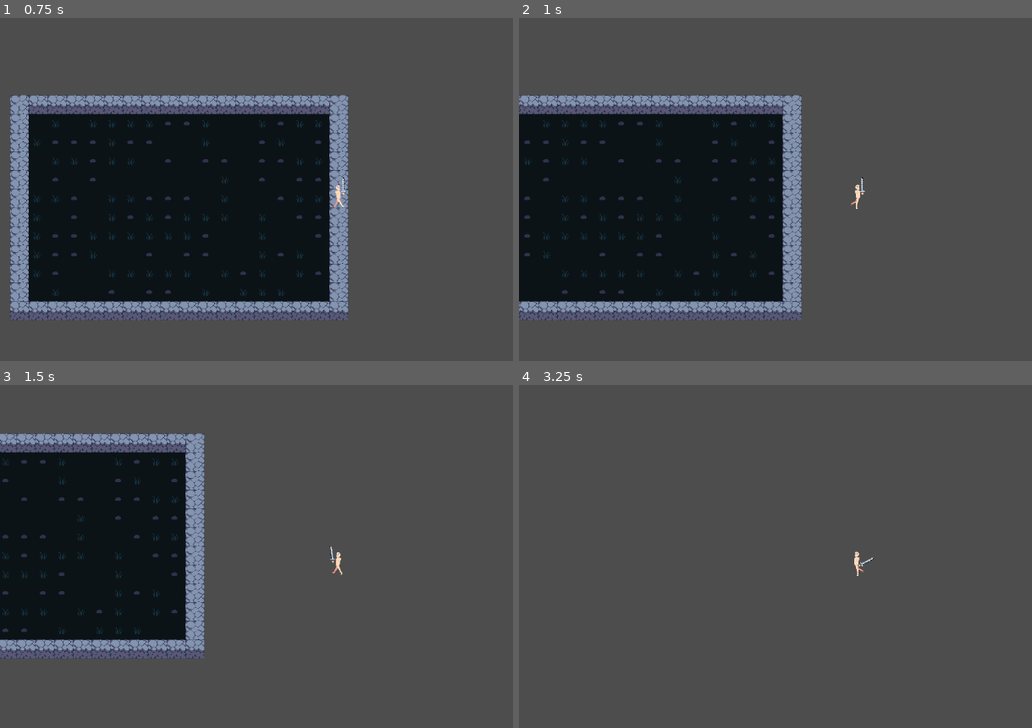
Above: before the commit, frames 1-4 (two rows, left to right).
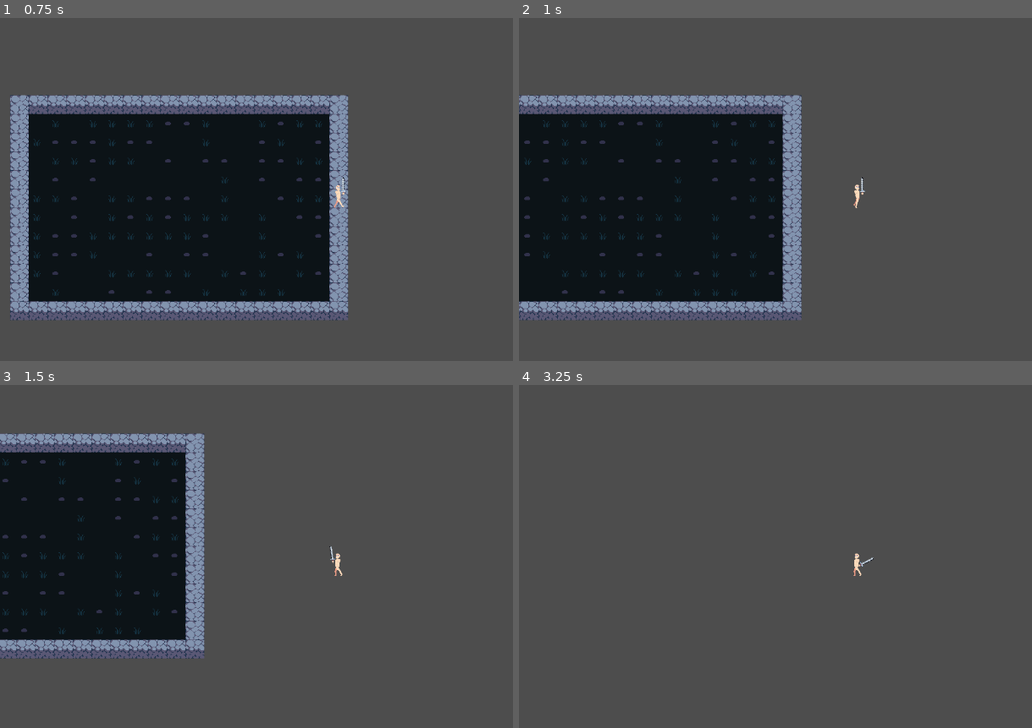
Above: after the commit, the same moments.

Repository: bertyom/Roguelike-Proj
Game: Godot game, scene res://Scene/test_map.tscn
Two runs of this game, one before a commit and one after it. Both use one fixed random seed, a clock stepped at 60 frames per second and the inputs below.
Inputs (mouse positions are in pixels of both pictures, inside the frame that each line leads up to):
- Up to frame 1 (0.75 s): tap Enter at 0.5 s; move the mouse to (487, 189) at 0.52 s; hold Keypad 6 (MOVE_RIGHT) from 0.53 s (still down); hold Shift (MOVE_SPRINT) from 0.53 s (still down); tap Space (MOVE_DASH) at 0.6 s
- Up to frame 2 (1 s): keep holding Keypad 6 (MOVE_RIGHT); keep holding Shift (MOVE_SPRINT)
- Up to frame 3 (1.5 s): move the mouse to (205, 594) at 1.27 s; release Keypad 6 (MOVE_RIGHT) at 1.28 s; release Shift (MOVE_SPRINT) at 1.28 s; hold Keypad 2 (MOVE_DOWN) from 1.28 s (still down); tap Shift (MOVE_SPRINT) at 1.35 s
- Up to frame 4 (3.25 s): click (724, 594) at 1.55 s; move the mouse to (924, 491) at 2.02 s; release Keypad 2 (MOVE_DOWN) at 2.03 s; press the mouse at (924, 491) at 2.03 s; hold Keypad 6 (MOVE_RIGHT) 2.03-2.78 s; tap Space (MOVE_DASH) at 2.3, 2.85 s; move the mouse to (821, 649) at 2.77 s; release the mouse at (821, 649) at 2.78 s; hold Keypad 8 (MOVE_UP) from 2.78 s (still down); tap Shift (MOVE_SPRINT) at 3.05 s

Frame 1 is identical in both runs. In frame 2, less than 0.1% of the frame differs, in the area x 64-67%, y 48-56%; in frame 3, less than 0.1%; in frame 4, less than 0.1%, in the area x 65-68%, y 48-56%.

Commit message:
Animation speed scale for different movement states

Diff:
--- a/Scene/Entity/Player Weapons/Steel Sword.tscn
+++ b/Scene/Entity/Player Weapons/Steel Sword.tscn
@@ -428,6 +428,18 @@
 "update": 1,
 "values": [1, 1]
 }
+tracks/5/type = "value"
+tracks/5/imported = false
+tracks/5/enabled = true
+tracks/5/path = NodePath("PlayerWeaponHitbox/CollisionShape2D:disabled")
+tracks/5/interp = 1
+tracks/5/loop_wrap = true
+tracks/5/keys = {
+"times": PackedFloat32Array(0),
+"transitions": PackedFloat32Array(1),
+"update": 1,
+"values": [true]
+}
 
 [sub_resource type="Animation" id="40"]
 resource_name = "Left_Windup_Bottom"
@@ -494,6 +506,18 @@
 "update": 1,
 "values": [1, 1]
 }
+tracks/5/type = "value"
+tracks/5/imported = false
+tracks/5/enabled = true
+tracks/5/path = NodePath("PlayerWeaponHitbox/CollisionShape2D:disabled")
+tracks/5/interp = 1
+tracks/5/loop_wrap = true
+tracks/5/keys = {
+"times": PackedFloat32Array(0),
+"transitions": PackedFloat32Array(1),
+"update": 1,
+"values": [true]
+}
 
 [sub_resource type="Animation" id="41"]
 resource_name = "Left_Windup_Top"
@@ -560,6 +584,18 @@
 "update": 1,
 "values": [1, 1]
 }
+tracks/5/type = "value"
+tracks/5/imported = false
+tracks/5/enabled = true
+tracks/5/path = NodePath("PlayerWeaponHitbox/CollisionShape2D:disabled")
+tracks/5/interp = 1
+tracks/5/loop_wrap = true
+tracks/5/keys = {
+"times": PackedFloat32Array(0),
+"transitions": PackedFloat32Array(1),
+"update": 1,
+"values": [true]
+}
 
 [sub_resource type="Animation" id="29"]
 resource_name = "Right_Attack"
@@ -980,6 +1016,18 @@
 "update": 1,
 "values": [1, 1]
 }
+tracks/5/type = "value"
+tracks/5/imported = false
+tracks/5/enabled = true
+tracks/5/path = NodePath("PlayerWeaponHitbox/CollisionShape2D:disabled")
+tracks/5/interp = 1
+tracks/5/loop_wrap = true
+tracks/5/keys = {
+"times": PackedFloat32Array(0),
+"transitions": PackedFloat32Array(1),
+"update": 1,
+"values": [true]
+}
 
 [sub_resource type="Animation" id="44"]
 resource_name = "Right_Windup_Bottom"
@@ -1046,6 +1094,18 @@
 "update": 1,
 "values": [1, 1]
 }
+tracks/5/type = "value"
+tracks/5/imported = false
+tracks/5/enabled = true
+tracks/5/path = NodePath("PlayerWeaponHitbox/CollisionShape2D:disabled")
+tracks/5/interp = 1
+tracks/5/loop_wrap = true
+tracks/5/keys = {
+"times": PackedFloat32Array(0),
+"transitions": PackedFloat32Array(1),
+"update": 1,
+"values": [true]
+}
 
 [sub_resource type="Animation" id="43"]
 resource_name = "Right_Windup_Top"
@@ -1111,6 +1171,18 @@
 "transitions": PackedFloat32Array(1, 1),
 "update": 1,
 "values": [1, 1]
+}
+tracks/5/type = "value"
+tracks/5/imported = false
+tracks/5/enabled = true
+tracks/5/path = NodePath("PlayerWeaponHitbox/CollisionShape2D:disabled")
+tracks/5/interp = 1
+tracks/5/loop_wrap = true
+tracks/5/keys = {
+"times": PackedFloat32Array(0),
+"transitions": PackedFloat32Array(1),
+"update": 1,
+"values": [true]
 }
 
 [sub_resource type="AnimationLibrary" id="AnimationLibrary_dv4oy"]
@@ -1276,7 +1348,7 @@
 states/WindupRight/node = SubResource("AnimationNodeBlendSpace2D_wa8dc")
 states/WindupRight/position = Vector2(880, 196)
 transitions = ["Start", "WeaponLeft", SubResource("AnimationNodeStateMachineTransition_sxnb2"), "WeaponLeft", "WindupLe …(672 unchanged characters)…
-graph_offset = Vector2(-32, -51)
+graph_offset = Vector2(-30, 74)
 
 [node name="Steel Sword" type="Marker2D"]
 rotation = 1.98867
--- a/Scene/Entity/Player Weapons/weapon_manager.gd
+++ b/Scene/Entity/Player Weapons/weapon_manager.gd
@@ -40,7 +40,7 @@
 	if is_attacking != value:
 		is_attacking = value
 		emit_signal("attack_state_changed", is_attacking)
-		print("Attacking = " + str(is_attacking))
+		#print("Attacking = " + str(is_attacking))
 
 func _on_weapon_windup_started():
 	set_attacking(true)
--- a/Scene/Entity/player.gd
+++ b/Scene/Entity/player.gd
@@ -1,18 +1,19 @@
 extends CharacterBody2D
 
+#region Variables
 enum MovementState {IDLE, WALK, SPRINT, DASH}
-enum AttackState {NONE, ATTACKING}
+enum AttackState {IDLE, ATTACKING}
 
 @export var walk_speed := 300.0
 @export var sprint_speed := 450.0
 @export var dash_speed := 2000.0
 @export var attack_speed_multiplier := 0.5
-@export var matching_direction_speed_multiplier: = 0.7
+@export var unmatching_direction_speed_multiplier: = 0.7
 @export var dash_duration := 0.1
 @export var dash_cooldown := 1.0
 
 var movement_state: MovementState = MovementState.IDLE
-var attack_state: AttackState = AttackState.NONE
+var attack_state: AttackState = AttackState.IDLE
 var input_vector := Vector2.ZERO
 var mouse_position := Vector2.ZERO
 var dash_direction := Vector2.ZERO
@@ -24,6 +25,7 @@
 @onready var dash_timer: Timer = %Dash
 @onready var dash_cooldown_timer: Timer = %"Dash Cooldown"
 @onready var matching_directions: bool
+#endregion
 
 func _ready():
 	dash_timer.wait_time = dash_duration
@@ -44,7 +46,7 @@
 
 	if input_vector == Vector2.ZERO:
 		movement_state = MovementState.IDLE
-	elif Input.is_action_pressed("MOVE_SPRINT") and attack_state == AttackState.NONE:
+	elif Input.is_action_pressed("MOVE_SPRINT") and attack_state == AttackState.IDLE:
 		movement_state = MovementState.SPRINT
 	else:
 		movement_state = MovementState.WALK
@@ -53,20 +55,19 @@
 	input_vector = Input.get_vector("MOVE_LEFT", "MOVE_RIGHT", "MOVE_UP", "MOVE_DOWN")
 	mouse_position = get_global_mouse_position()
 	mouse_vector = (mouse_position - global_position).normalized()
+	matching_directions = (input_vector.x >= 0) == (mouse_vector.x >= 0)
 
-	if Input.is_action_just_pressed("MOVE_DASH") and movement_state != MovementState.DASH and dash_cooldown_timer.is_stopped() and attack_state == AttackState.NONE:
+	if Input.is_action_just_pressed("MOVE_DASH") and movement_state != MovementState.DASH and dash_cooldown_timer.is_stopped() and attack_state == AttackState.IDLE:
 		_initiate_dash()
 
-	if Input.is_action_just_pressed("WEAPON_ATTACK") and attack_state == AttackState.NONE:
+	if Input.is_action_just_pressed("WEAPON_ATTACK") and attack_state == AttackState.IDLE:
 		weapon_manager.start_attack()
-	elif Input.is_action_just_released("WEAPON_ATTACK") and attack_state != AttackState.NONE:
+	elif Input.is_action_just_released("WEAPON_ATTACK") and attack_state != AttackState.IDLE:
 		weapon_manager.end_attack()
 
 func _update_sprites_and_animations():
-	if attack_state == AttackState.NONE:
+	if attack_state == AttackState.IDLE:
 		body_sprite.flip_h = mouse_vector.x < 0
-
-	matching_directions = (input_vector.x >= 0) == (mouse_vector.x >= 0)
 
 	var animation = "Idle"
 	if movement_state in [MovementState.WALK, MovementState.SPRINT]:
@@ -79,6 +80,20 @@
 
 	body_animation_player.play(animation)
 
+	var speed_scale = 1.0
+	if movement_state == MovementState.SPRINT:
+		speed_scale = sprint_speed / walk_speed
+	else:
+		speed_scale = 1.0
+
+	if !matching_directions and movement_state != MovementState.DASH:
+		speed_scale *= unmatching_direction_speed_multiplier
+
+	if attack_state != AttackState.IDLE:
+		speed_scale *= attack_speed_multiplier
+
+	body_animation_player.speed_scale = speed_scale
+
 func _move():
 	var speed = walk_speed
 	match movement_state:
@@ -88,9 +103,9 @@
 			speed = dash_speed
 
 	if !matching_directions and movement_state != MovementState.DASH:
-		speed *= matching_direction_speed_multiplier
+		speed *= unmatching_direction_speed_multiplier
 
-	if attack_state != AttackState.NONE:
+	if attack_state != AttackState.IDLE:
 		speed *= attack_speed_multiplier
 
 	if movement_state == MovementState.DASH:
@@ -117,4 +132,4 @@
 	if is_attacking:
 		attack_state = AttackState.ATTACKING
 	else:
-		attack_state = AttackState.NONE
+		attack_state = AttackState.IDLE
